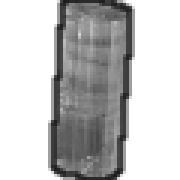
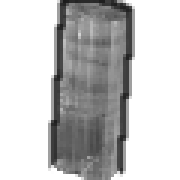
Layered file, before and after one edit (180x180). Changes by layer:
painted on "outline" over box(48, 162, 123, 180)
